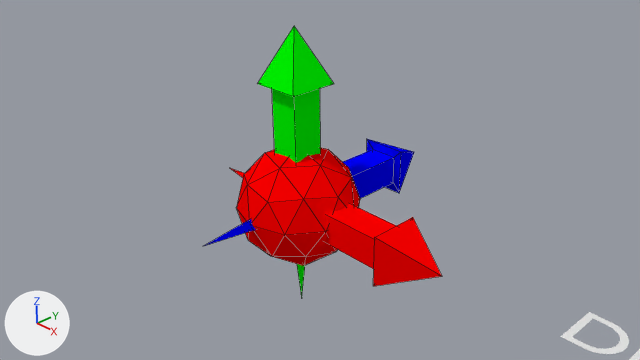
The Blender file Assets/General.Source/Models/compass.blend as it was, and as the next commit left it.
The view is the same before and after, from the file's camera 'Camera'. Every picture has the same lights, and +X, +Y and +Z are marked at lower left. Mesh edges are drawn as thin lines on the coarser meshes.

Names of what the first picture shows: 'DirectXCompass', 'Text.002'.
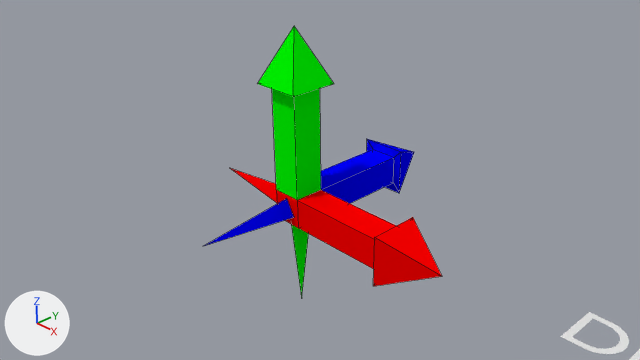
Boxes [x1, y1, x2, y2] around the edits, measured in the pictures (640 x 360 px):
part 1 of me_directxcompass, deleted (red)
    before: [237, 147, 360, 266]

The change, as a diff of the scene's bpy script:
```diff
--- a/Assets/General.Source/Models/compass.blend.py
+++ b/Assets/General.Source/Models/compass.blend.py
@@ me_directxcompass @@
 me_directxcompass.from_pydata(...)  # 89 vertices, 131 faces; spans x -1.87..2.88, y -1.87..2.88, z -1.87..2.88
 # used by ob_directxcompass; location = (0.0, 0.0, 0.0)
+# me_directxcompass part 1: the loose piece of 42 vertices spanning x -0.95..0.95, y -1.0..1.0, z -1.0..1.0 is deleted
 me_directxcompass.materials.append(mat_red)
```
